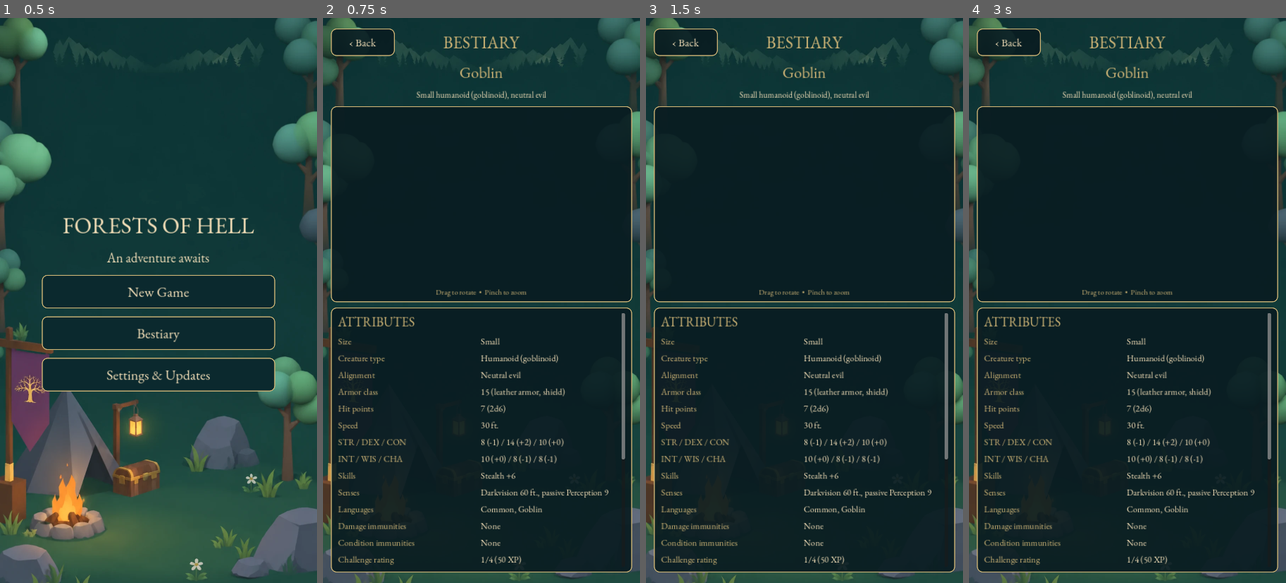
Above: before the commit, frames 1-4 (left to right).
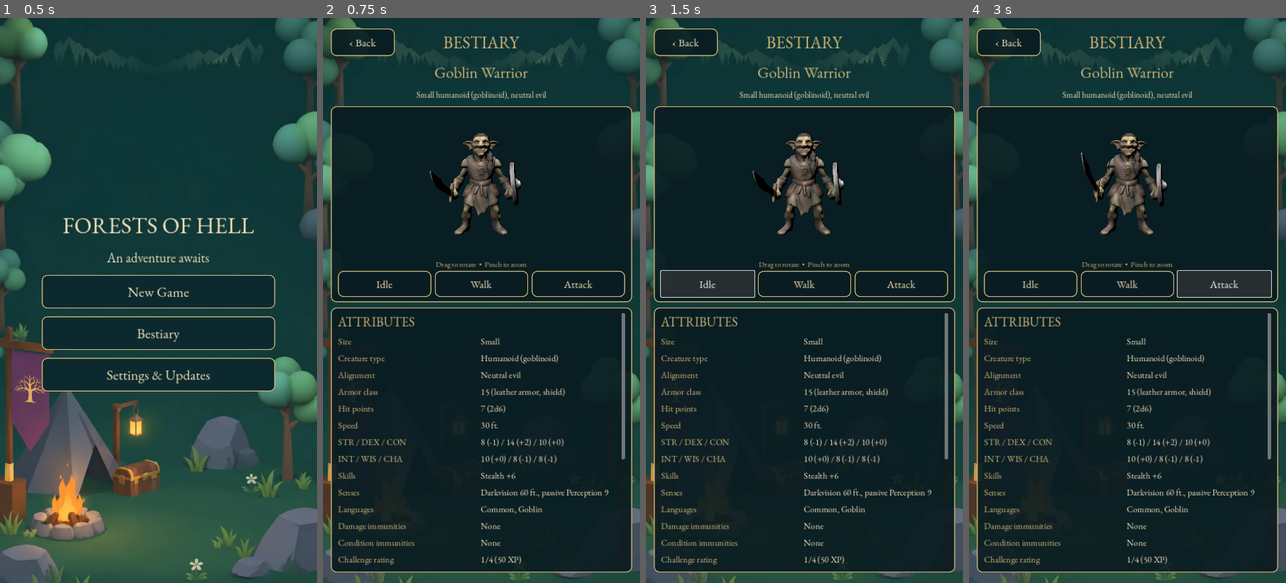
Above: after the commit, the same moments.

Repository: cosmerearchives-creator/Android-DnD-Roguelike
Game: Godot game, scene res://front_menu.tscn
Two runs of this game, one before a commit and one after it. Both use one fixed random seed, a clock stepped at 60 frames per second and the inputs below.
Inputs (mouse positions are in pixels of both pictures, inside the frame that each line leads up to):
- Up to frame 1 (0.5 s): no input
- Up to frame 2 (0.75 s): click "Bestiary" at 0.5 s
- Up to frame 3 (1.5 s): click (706, 283) at 1.25 s, where only the run after the commit has a clickable "Idle"
- Up to frame 4 (3 s): click (1127, 283) at 2 s, where only the run after the commit has a clickable "Walk"; click (1225, 283) at 2.75 s, where only the run after the commit has a clickable "Attack"

Frame 1 is identical in both runs. In frame 2, 3.1% of the frame differs, in the area x 4-96%, y 8-50%; in frame 3, 4.4%; in frame 4, 4.4%.

Commit message:
Import rigged Goblin Warrior for bestiary and world v0.3.164

Diff:
--- a/godot/bestiary.gd
+++ b/godot/bestiary.gd
@@ -1,7 +1,7 @@
 extends Control
 # A reusable, touch-friendly creature compendium. Additional creatures can be added to ENTRIES.
 const ENTRIES = [{
-	"name": "Goblin", "asset": "res://assets/dagger_goblin.glb",
+	"name": "Goblin Warrior", "asset": "res://assets/goblin_warrior.glb",
 	"subtitle": "Small humanoid (goblinoid), neutral evil",
 	"details": [
 		["Size", "Small"], ["Creature type", "Humanoid (goblinoid)"],
@@ -29,6 +29,7 @@
 var creature_root: Node3D
 var touch_points: Dictionary = {}
 var camera: Camera3D
+var preview_animator: AnimationPlayer
 
 func _panel() -> StyleBoxFlat:
 	var style := StyleBoxFlat.new()
@@ -141,6 +142,15 @@
 	var hint := _label("Drag to rotate  •  Pinch to zoom", 17, true)
 	hint.horizontal_alignment = HORIZONTAL_ALIGNMENT_CENTER
 	preview_stack.add_child(hint)
+	# Temporary review controls make the new rig easy to approve in-game.
+	var preview_controls := HBoxContainer.new()
+	preview_controls.add_theme_constant_override("separation", 8)
+	preview_stack.add_child(preview_controls)
+	for clip in ["Idle", "Walk", "Attack"]:
+		var preview_button := _button(clip, _play_preview_animation.bind(clip))
+		preview_button.custom_minimum_size.y = 44
+		preview_button.size_flags_horizontal = Control.SIZE_EXPAND_FILL
+		preview_controls.add_child(preview_button)
 
 	var stats_panel := PanelContainer.new()
 	stats_panel.add_theme_stylebox_override("panel", _panel())
@@ -184,6 +194,8 @@
 		return
 	var instance: Node3D = load(path).instantiate()
 	creature_root.add_child(instance)
+	preview_animator = _find_animator(instance)
+	_play_preview_animation("Idle")
 	var bounds := _bounds_for(instance, Transform3D.IDENTITY)
 	if bounds.size.length() < 0.01:
 		return
@@ -220,6 +232,25 @@
 				else:
 					result = result.merge(other)
 	return result
+
+func _find_animator(node: Node) -> AnimationPlayer:
+	if node is AnimationPlayer:
+		return node as AnimationPlayer
+	for child in node.get_children():
+		var result := _find_animator(child)
+		if result != null:
+			return result
+	return null
+
+func _play_preview_animation(state: String) -> void:
+	if preview_animator == null:
+		return
+	for clip in preview_animator.get_animation_list():
+		if clip.to_lower().contains(state.to_lower()):
+			var animation := preview_animator.get_animation(clip)
+			animation.loop_mode = Animation.LOOP_NONE if state == "Attack" else Animation.LOOP_LINEAR
+			preview_animator.play(clip)
+			return
 
 func _preview_input(event: InputEvent) -> void:
 	if event is InputEventScreenTouch:
--- a/godot/world.gd
+++ b/godot/world.gd
@@ -68,10 +68,11 @@
 	b.position = pos
 	var c := CollisionShape3D.new()
 	var capsule := CapsuleShape3D.new()
-	capsule.radius = 0.3
-	capsule.height = 1.7
+	var is_goblin := asset.ends_with("/goblin_warrior.glb")
+	capsule.radius = 0.22 if is_goblin else 0.3
+	capsule.height = 1.05 if is_goblin else 1.7
 	c.shape = capsule
-	c.position.y = 0.85
+	c.position.y = capsule.height * 0.5
 	b.add_child(c)
 	if ResourceLoader.exists(asset):
 		var model = load(asset).instantiate()
@@ -164,7 +165,16 @@
 	model_index = clampi(int(profile.get_value("hero","model",1)),0,MODELS.size()-1)
 	if not ResourceLoader.exists("res://assets/%s.glb" % MODELS[model_index]): model_index = 1
 	player = body(Vector3.ZERO,"res://assets/%s.glb" % MODELS[model_index],Color.BEIGE)
-	goblin = body(Vector3(0,0,-12),"res://assets/dagger_goblin.glb",Color("#708238"))
+	goblin = body(Vector3(0,0,-12),"res://assets/goblin_warrior.glb",Color("#708238"))
+	var goblin_visual := goblin.get_node_or_null("CharacterVisual")
+	if goblin_visual != null:
+		var goblin_animator := find_imported_animator(goblin_visual)
+		if goblin_animator != null:
+			for clip in goblin_animator.get_animation_list():
+				if clip.to_lower().contains("idle"):
+					goblin_animator.get_animation(clip).loop_mode = Animation.LOOP_LINEAR
+					goblin_animator.play(clip)
+					break
 	var sun := DirectionalLight3D.new()
 	add_child(sun)
 	sun.rotation_degrees = Vector3(-55,-35,0)
Binary file added: godot/assets/goblin_warrior.glb
Not shown, added: docs/goblin-warrior-review.md
